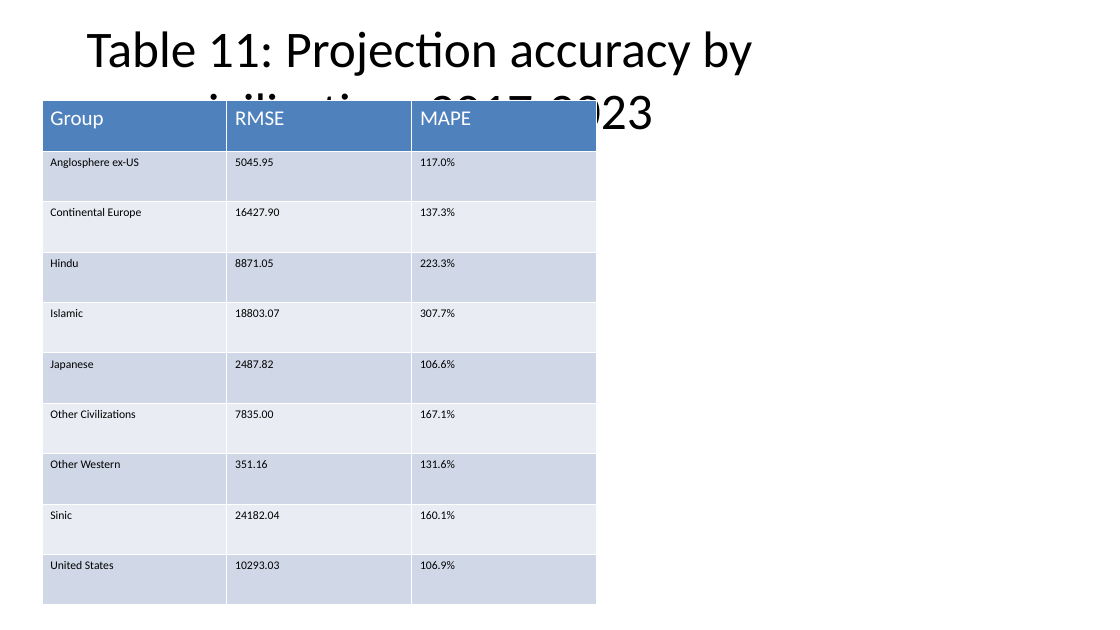
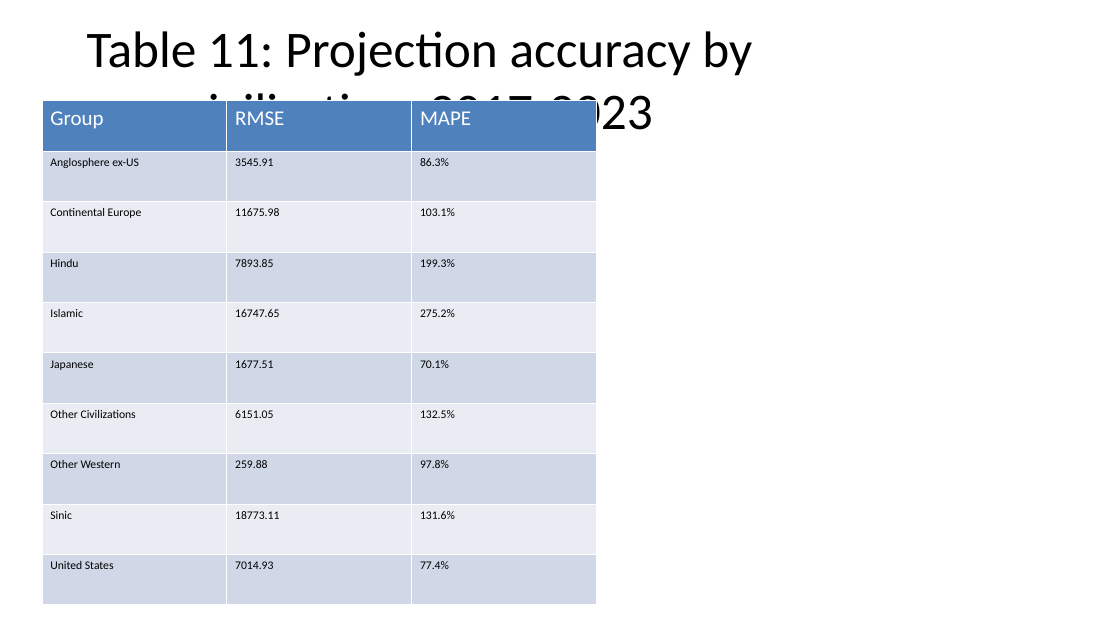
Before and after one commit to bougtoir/medical-accident-its-analysis, a slide deck: slide 21 of researcher_mobility_ode/docs/manuscript_full_article_figures.pptx. Drawn at 1120x630 pixels with LibreOffice and Linux fonts; fonts in the diff are those of the drawing. Boxes give left, top, right and bottom in pixels: in the first picture for what was removed or moved away, otherwise in the second. Text is boxed around its words. In the diff, an @@ line names an element or a change of style, - is before the commit and + after.

```diff
--- a/researcher_mobility_ode/docs/manuscript_full_article_figures.pptx
+++ b/researcher_mobility_ode/docs/manuscript_full_article_figures.pptx
@@ table at bbox=[42, 101, 597, 605] @@
-row 2, column 2: 5045.95
+row 2, column 2: 3545.91
-row 2, column 3: 117.0%
+row 2, column 3: 86.3%
-row 3, column 2: 16427.90
+row 3, column 2: 11675.98
-row 3, column 3: 137.3%
+row 3, column 3: 103.1%
-row 4, column 2: 8871.05
+row 4, column 2: 7893.85
-row 4, column 3: 223.3%
+row 4, column 3: 199.3%
-row 5, column 2: 18803.07
+row 5, column 2: 16747.65
-row 5, column 3: 307.7%
+row 5, column 3: 275.2%
-row 6, column 2: 2487.82
+row 6, column 2: 1677.51
-row 6, column 3: 106.6%
+row 6, column 3: 70.1%
-row 7, column 2: 7835.00
+row 7, column 2: 6151.05
-row 7, column 3: 167.1%
+row 7, column 3: 132.5%
-row 8, column 2: 351.16
+row 8, column 2: 259.88
-row 8, column 3: 131.6%
+row 8, column 3: 97.8%
-row 9, column 2: 24182.04
+row 9, column 2: 18773.11
-row 9, column 3: 160.1%
+row 9, column 3: 131.6%
-row 10, column 2: 10293.03
+row 10, column 2: 7014.93
-row 10, column 3: 106.9%
+row 10, column 3: 77.4%
```
Also in this commit, not shown: 4 other slides changed, 21 other files.
